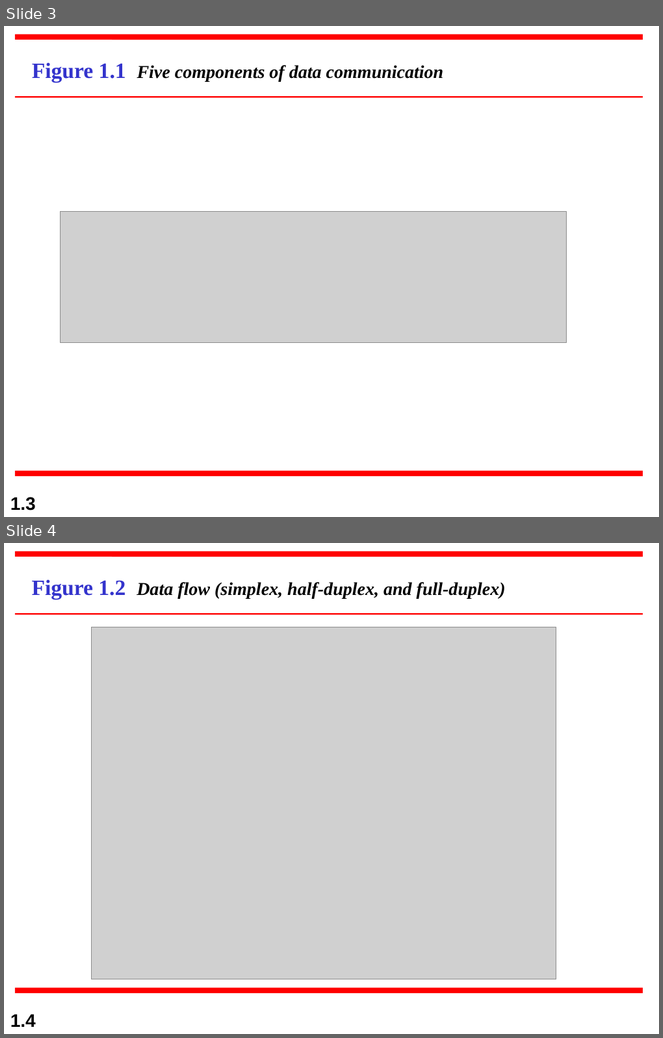
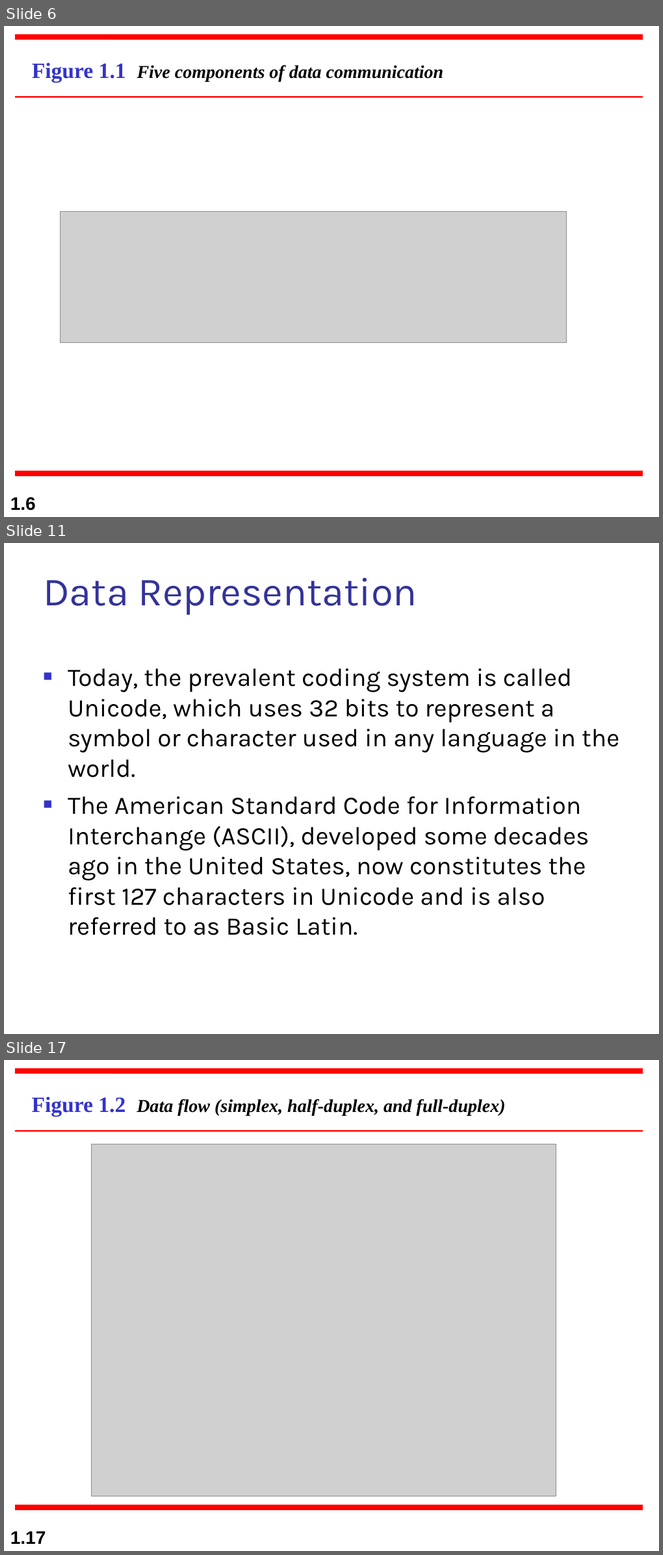
Before and after one commit to primusr/GITFiles, a slide deck: DATA COMM/ch01.ppt. Shown one above the other, each under a label of ours: slides 3 and 4 before the commit, slides 6, 11 and 17 after it; the slides between them are not shown. The pictures are 663x1038 and 663x1555 pixels, drawn with LibreOffice and Linux fonts; fonts in the diff are those of the drawing; grey boxes stand for pictures. Boxes give left, top, right and bottom in pixels: in the first picture for what was removed or moved away, otherwise in the second. Text is boxed around its words. In the diff, an @@ line names an element or a change of style, - is before the commit and + after.

```diff
--- a/DATA COMM/ch01.ppt
+++ b/DATA COMM/ch01.ppt
@@ slide 11 added at [4,543,659,1034], background #FFFFFF @@
@@ title added at [43,577,417,615], 44 pt, text #333399 @@
+Data Representation
@@ text added at [68,668,620,936], 27.8 pt, text #000000 @@
+■ Today, the prevalent coding system is called Unicode, which uses 32 bits to represent a symbol or character used in any language in the world.
+■ The American Standard Code for Information Interchange (ASCII), developed some decades ago in the United States, now constitutes the first 127 characters in Unicode and is also referred to as Basic Latin.
@@ what was slide 3 is now slide 6 @@
@@ page number at [10,497,36,511]: text changed @@
-1.3
+1.6
@@ what was slide 4 is now slide 17 @@
@@ page number at [10,1531,46,1544]: text changed @@
-1.4
+1.17
```
Also in this commit, not shown: 12 other slides added.
